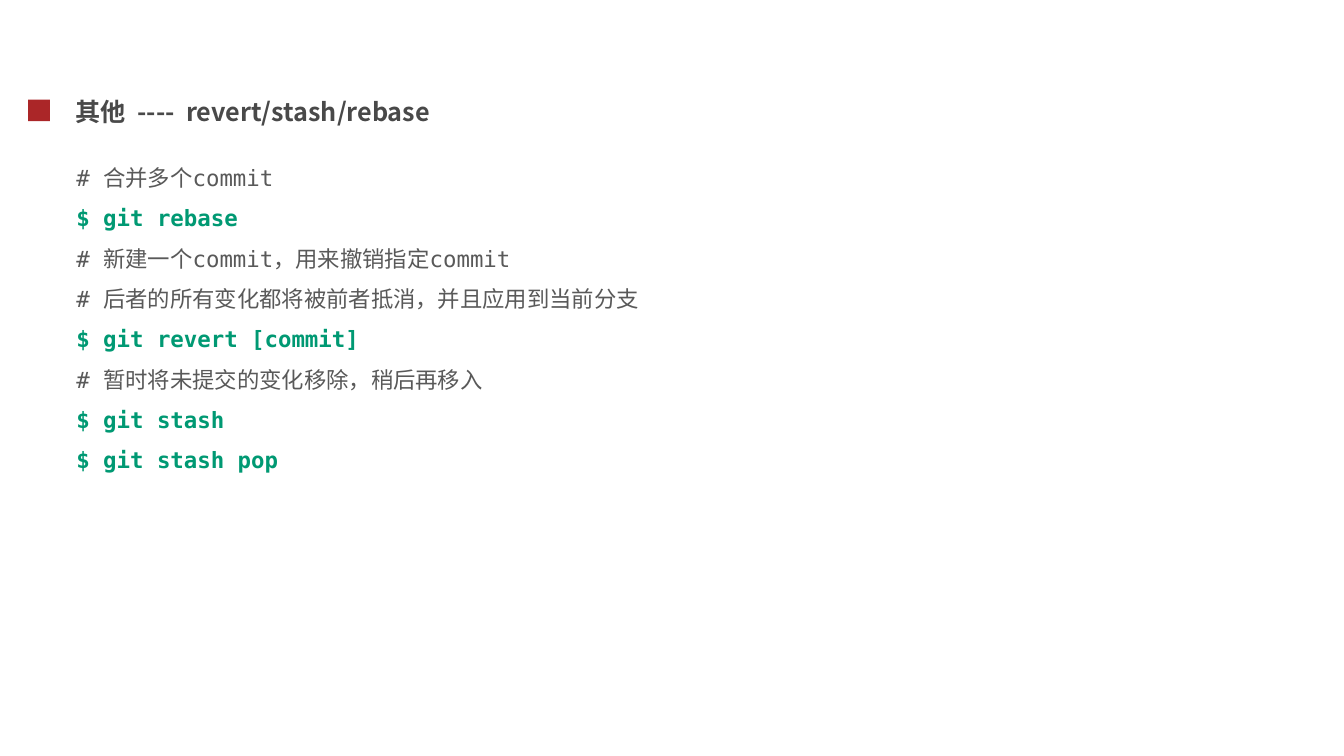
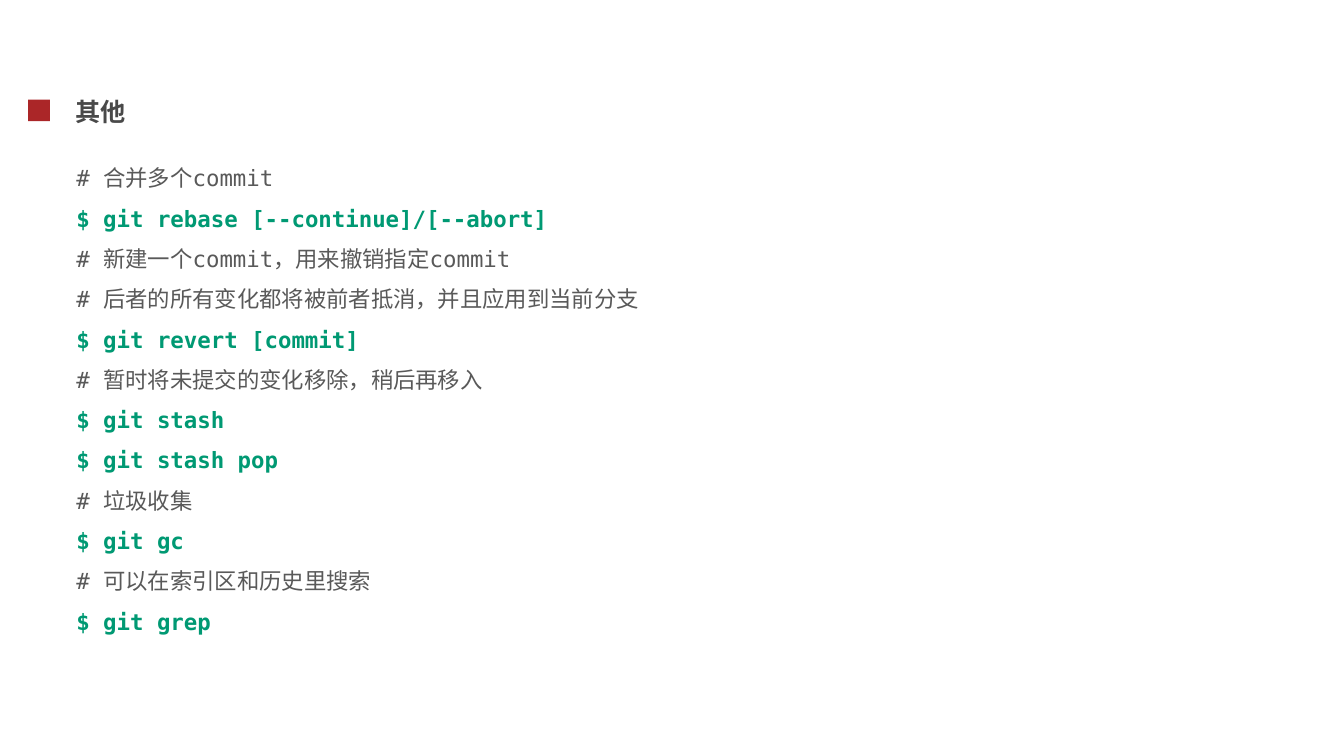
Before and after one commit to cash2one/note-1, a slide deck: slide 29 of toolbox/git使用.ppt. Drawn at 1344x756 pixels with LibreOffice and Linux fonts; fonts in the diff are those of the drawing; background and template pictures are left out. Boxes give left, top, right and bottom in pixels: in the first picture for what was removed or moved away, otherwise in the second. Text is boxed around its words. In the diff, an @@ line names an element or a change of style, - is before the commit and + after.

Commit message:
git ppt

```diff
--- a/toolbox/git使用.ppt
+++ b/toolbox/git使用.ppt
@@ text at (76, 99, 126, 123): text changed @@
-其他 ---- revert/stash/rebase
+其他
@@ text at (103, 208, 547, 232): text changed @@
-$ git rebase
+$ git rebase [--continue]/[--abort]
@@ text at (103, 490, 371, 635): paragraphs added @@
+# 垃圾收集
+$ git gc
+# 可以在索引区和历史里搜索
+$ git grep
```
Also in this commit, not shown: 2 other slides changed.
